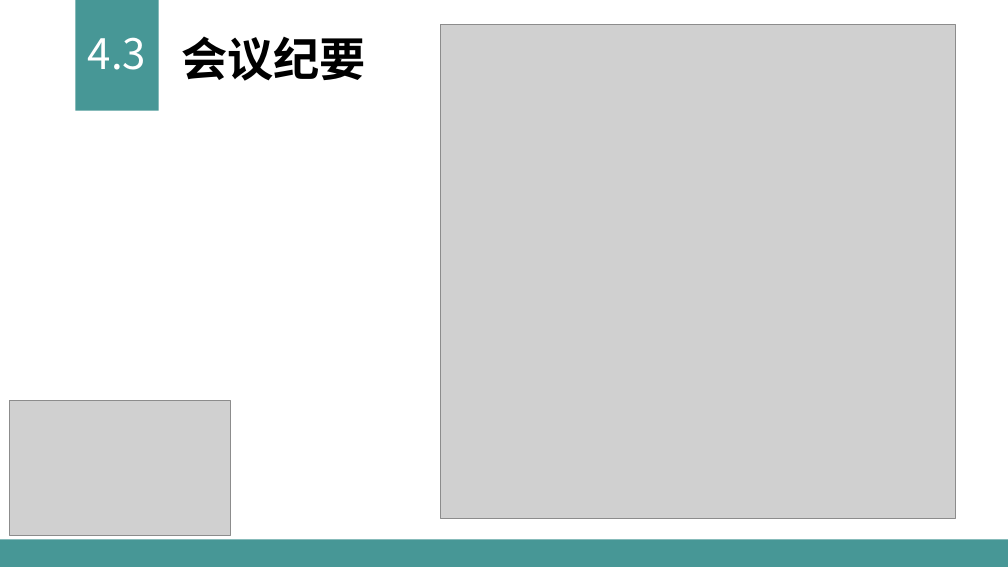
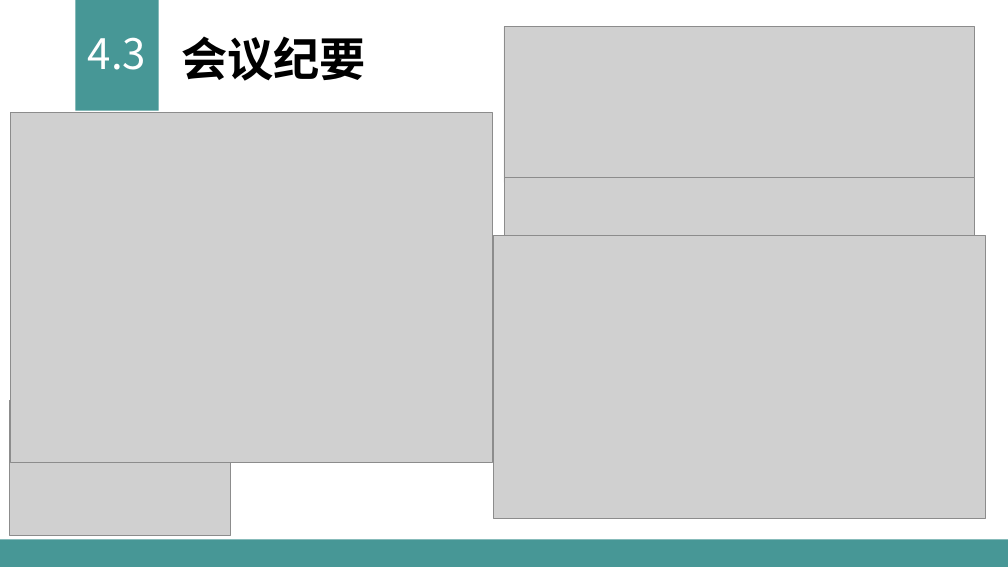
Before and after one commit to sun2009/PRD2018-G16, a slide deck: slide 25 of 受控文档/PPT/G16——需求工程计划评审0.8.0.pptx. Drawn at 1008x567 pixels with LibreOffice and Linux fonts; fonts in the diff are those of the drawing; grey boxes stand for pictures. Boxes give left, top, right and bottom in pixels: in the first picture for what was removed or moved away, otherwise in the second. Text is boxed around its words. In the diff, an @@ line names an element or a change of style, - is before the commit and + after.

```diff
--- a/受控文档/PPT/G16——需求工程计划评审0.8.0.pptx
+++ b/受控文档/PPT/G16——需求工程计划评审0.8.0.pptx
@@ picture: place and size @@
-picture at [441,24,955,519]
+picture at [504,26,975,182]
@@ picture added at [10,113,492,463] @@
@@ picture added at [504,177,975,242] @@
@@ picture added at [494,236,985,518] @@
```
Also in this commit, not shown: 14 other slides changed, 1 slide removed.
